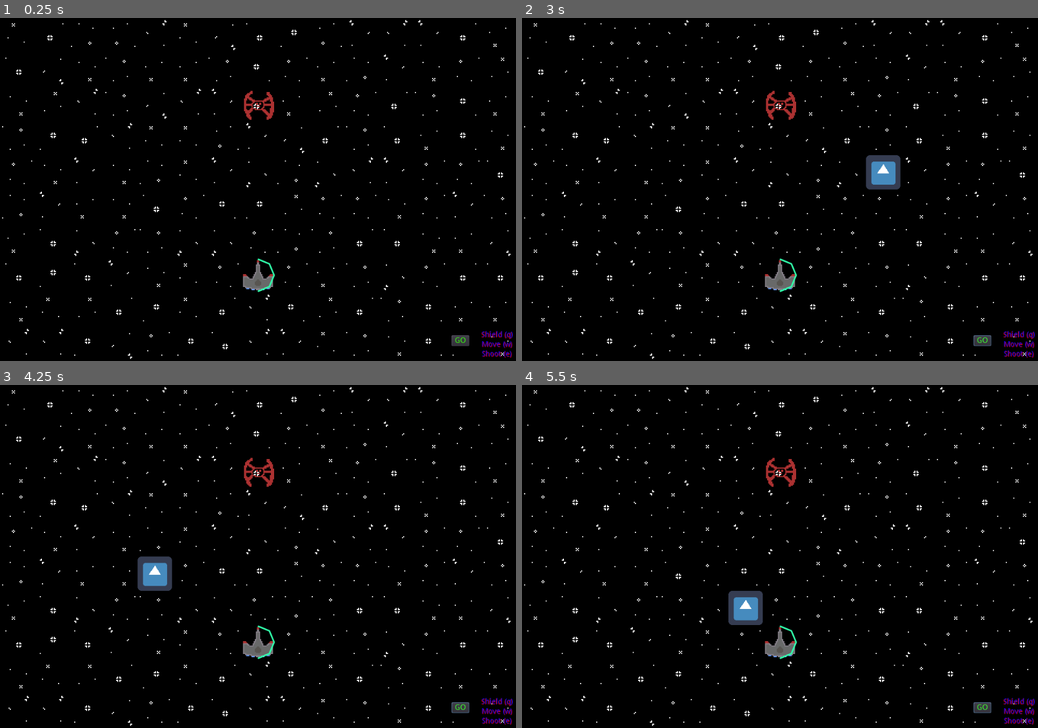
Above: before the commit, frames 1-4 (two rows, left to right).
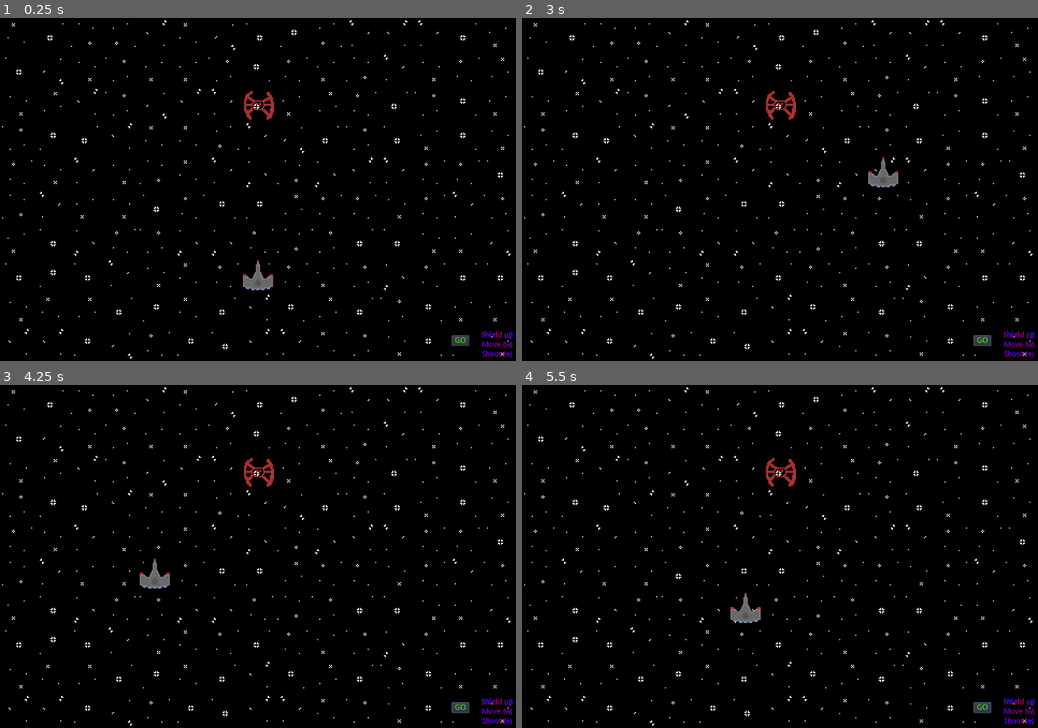
Above: after the commit, the same moments.

Repository: chybby/ldjam50
Game: Godot game, scene res://Main.tscn
The game is run twice, just before and just after one commit, with the same random seed, the same clock (stepped at 60 frames per second) and the same inputs. The engine's default icon, where the game draws it, is replaced by a stand-in: a white triangle on a blue panel in a dark square.
Inputs (mouse positions are in pixels of both pictures, inside the frame that each line leads up to):
- Up to frame 1 (0.25 s): no input
- Up to frame 2 (3 s): click "GO" at 0.5 s; click "GO" at 1.25 s; click "GO" at 2 s; tap Enter at 2.75 s; move the mouse to (893, 172) at 2.77 s; hold W (choose_move, bound only after the commit) from 2.78 s (still down); click (893, 172) at 2.92 s
- Up to frame 3 (4.25 s): tap Space at 3.5 s; move the mouse to (154, 573) at 3.52 s; release W (choose_move, bound only after the commit) at 3.53 s; tap E (choose_move, bound only before the commit) at 3.6 s; click (154, 573) at 3.67 s
- Up to frame 4 (5.5 s): tap Enter at 4.25 s; move the mouse to (831, 481) at 4.27 s; hold Q (choose_shield) 4.28-5.03 s; click (831, 481) at 4.42 s; tap Space at 5 s; move the mouse to (754, 625) at 5.02 s; tap W (choose_move, bound only after the commit) at 5.1 s; click (754, 625) at 5.17 s

The runs differ from the first frame. In frame 1, less than 0.1% of the frame differs, in the area x 49-54%, y 69-80%; in frame 2, 1.0%, in the area x 47-74%, y 39-80%; in frame 3, 1.0%; in frame 4, 1.0%.
Error before the commit: Invalid set index 'visible' (on base: 'null instance') with value of type 'bool'. (res://Hero.gd:42)

Commit message:
moving; old

Diff:
--- a/GameMap.gd
+++ b/GameMap.gd
@@ -13,11 +13,11 @@
 
 func draw_valid_moves(position, max_distance):
     var cellv = world_to_map(position)
-    for x in range(-max_distance, max_distance):
-        for y in range(-max_distance, max_distance):
+    for x in range(-max_distance, max_distance+1):
+        for y in range(-max_distance, max_distance+1):
             if x == 0 and y == 0:
                 continue
-            set_cell(cellv.x-x, cellv.y-y, 1)
+            set_cell(cellv.x+x, cellv.y+y, 1)
 
 func get_grid():
     var grid = []
@@ -31,6 +31,11 @@
 
     for enemy in enemies:
         grid[enemy.map_position.x][enemy.map_position.y].append(enemy)
+
+func init_hero():
+    var pos = Vector2(7, 7)
+    hero.map_position = pos
+    hero.position = map_to_world(pos)
 
 func move_hero(position):
     hero.map_position = position
@@ -69,6 +74,10 @@
 func _input(event):
     if event is InputEventMouseButton:
         if event.pressed:
+            if hero.active_state == hero.STATE_MOVE:
+                move_hero(world_to_map(event.position))
+                clear()
+                hero.active_state = hero.STATE_NONE
             mouse_down()
         else:
             mouse_up()
--- a/GameMap.tscn
+++ b/GameMap.tscn
@@ -1,8 +1,9 @@
-[gd_scene load_steps=5 format=2]
+[gd_scene load_steps=6 format=2]
 
 [ext_resource path="res://GameMap.gd" type="Script" id=1]
 [ext_resource path="res://icon.png" type="Texture" id=2]
 [ext_resource path="res://Hero.tscn" type="PackedScene" id=3]
+[ext_resource path="res://valid_move.png" type="Texture" id=4]
 
 [sub_resource type="TileSet" id=1]
 0/name = "icon.png 0"
@@ -20,9 +21,10 @@
 0/shapes = [  ]
 0/z_index = 0
 1/name = "valid_move.png 1"
+1/texture = ExtResource( 4 )
 1/tex_offset = Vector2( 0, 0 )
-1/modulate = Color( 1, 1, 1, 1 )
-1/region = Rect2( 0, 0, 32, 32 )
+1/modulate = Color( 1, 0.866667, 0, 1 )
+1/region = Rect2( 0, 0, 64, 64 )
 1/tile_mode = 0
 1/occluder_offset = Vector2( 0, 0 )
 1/navigation_offset = Vector2( 0, 0 )
--- a/Hero.gd
+++ b/Hero.gd
@@ -6,6 +6,7 @@
 
 enum {STATE_NONE, STATE_SHIELD, STATE_WEAPON, STATE_MOVE}
 var active_state = STATE_NONE
+var max_move_distance = 2
 
 var shield_angle = 0
 
@@ -39,12 +40,12 @@
     # - weapon
     # - move
     if active_state == STATE_NONE:
-        get_node("KinematicBody2D/Shield").visible = false
+        $Shield.visible = false
         return
     if active_state == STATE_SHIELD:
 #		# get mouse position
 #		# display shield dome relatively
-        var shield = $KinematicBody2D/Shield
+        var shield = $Shield
         shield.visible = true
         shield.rotation = shield_angle
 
@@ -53,6 +54,7 @@
 #		# cursor with attack icon?
     if active_state == STATE_MOVE:
         # get position on grid
-        GameMap.draw_valid_moves(self.position)
+        GameMap.draw_valid_moves(self.position, max_move_distance)
+
 
 #		# display valid move blocks?
--- a/Main.gd
+++ b/Main.gd
@@ -7,7 +7,7 @@
 onready var game_map = $GameMap
 
 func _ready():
-    game_map.move_hero(Vector2(7, 7))
+    game_map.init_hero()
 
     spawn_enemies()
     enemies_plan_moves()
--- a/project.godot
+++ b/project.godot
@@ -45,12 +45,12 @@
 }
 choose_weapon={
 "deadzone": 0.5,
-"events": [ Object(InputEventKey,"resource_local_to_scene":false,"resource_name":"","device":0,"alt":false,"shift":false,"control":false,"meta":false,"command":false,"pressed":false,"scancode":0,"physical_scancode":87,"unicode":0,"echo":false,"script":null)
+"events": [ Object(InputEventKey,"resource_local_to_scene":false,"resource_name":"","device":0,"alt":false,"shift":false,"control":false,"meta":false,"command":false,"pressed":false,"scancode":0,"physical_scancode":69,"unicode":0,"echo":false,"script":null)
  ]
 }
 choose_move={
 "deadzone": 0.5,
-"events": [ Object(InputEventKey,"resource_local_to_scene":false,"resource_name":"","device":0,"alt":false,"shift":false,"control":false,"meta":false,"command":false,"pressed":false,"scancode":0,"physical_scancode":69,"unicode":0,"echo":false,"script":null)
+"events": [ Object(InputEventKey,"resource_local_to_scene":false,"resource_name":"","device":0,"alt":false,"shift":false,"control":false,"meta":false,"command":false,"pressed":false,"scancode":0,"physical_scancode":87,"unicode":0,"echo":false,"script":null)
  ]
 }
 
Binary file changed: valid_move.png
